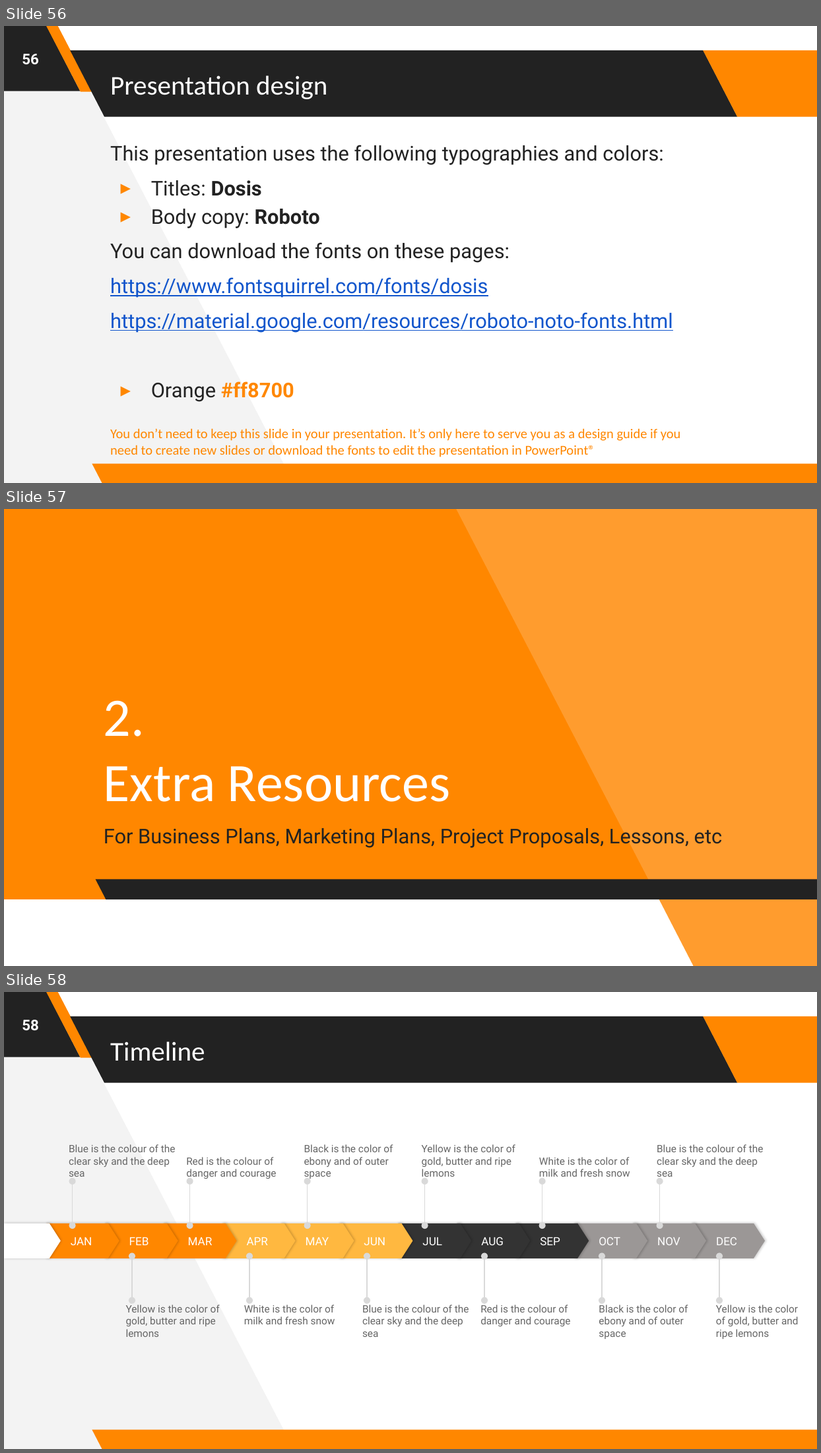
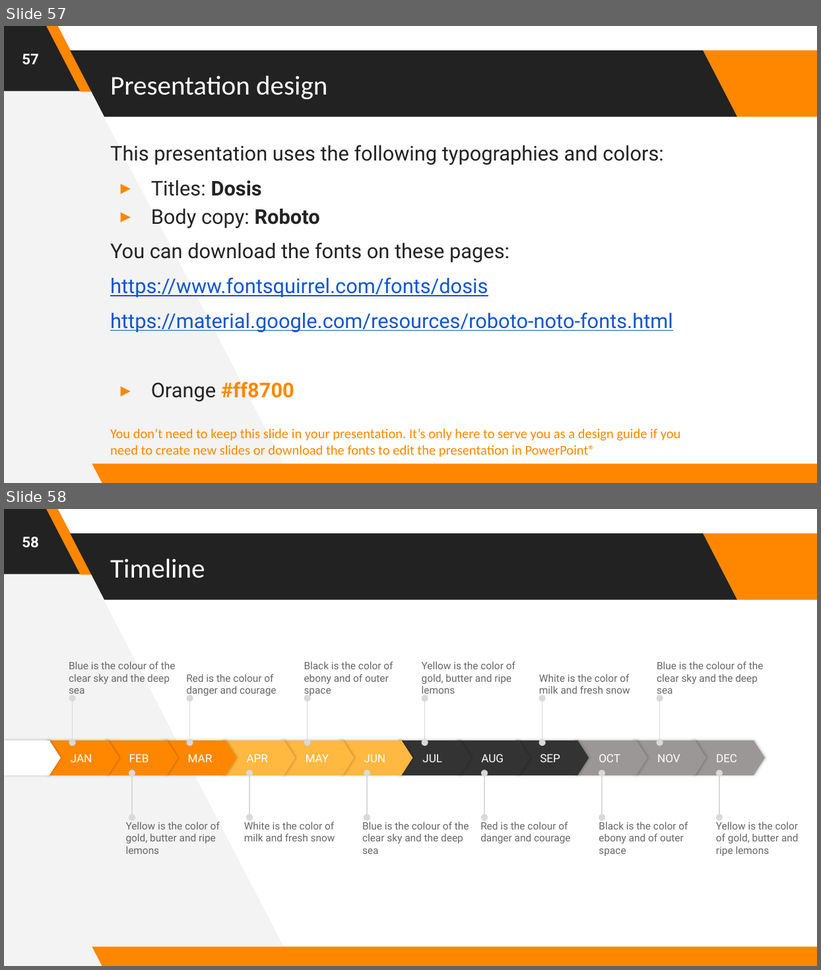
Before and after one commit to astrodestroyergithub/Divvy-Bike-Share, a slide deck: PPTS/19BCE1156_Tamojit_Roy_Capstone_Project_B.Tech_CSE_2019-23_Review-1.pptx. Shown one above the other, each under a label of ours: slides 56, 57 and 58 before the commit, slides 57 and 58 after it. The pictures are 821x1453 and 821x970 pixels, drawn with LibreOffice and Linux fonts; fonts in the diff are those of the drawing. Boxes give left, top, right and bottom in pixels: in the first picture for what was removed or moved away, otherwise in the second. Text is boxed around its words. In the diff, an @@ line names an element or a change of style, - is before the commit and + after.

```diff
--- a/PPTS/19BCE1156_Tamojit_Roy_Capstone_Project_B.Tech_CSE_2019-23_Review-1.pptx
+++ b/PPTS/19BCE1156_Tamojit_Roy_Capstone_Project_B.Tech_CSE_2019-23_Review-1.pptx
@@ slide 57 removed at (4,509,817,966), background #FF8700 @@
@@ freeform shape removed at (456,509,817,966) @@
@@ title removed at (104,700,451,802) @@
-2.
-Extra Resources
@@ subtitle removed at (104,826,723,850) @@
-For Business Plans, Marketing Plans, Project Proposals, Lessons, etc
@@ parallelogram removed at (95,880,817,900) @@
@@ parallelogram removed at (4,900,694,966) @@
@@ what was slide 56 is now slide 57 @@
@@ page number at (22,54,38,65): text changed @@
-56
+57
```
Also in this commit, not shown: 6 slides changed, 1 slide added, 1 other file.
